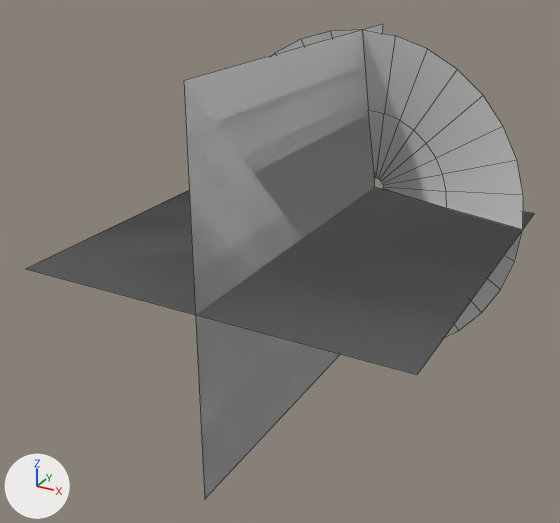
The Blender file Assets/prefabs/Sic-Fi rooms/depreciated rooms/muzzle.blend as it was, and as the next commit left it.
Both versions are drawn from a 50 mm lens placed at (1.75, -4.43, 1.55), pointed at (-0.08, -1.1, -0.11). The axes (+X, +Y, +Z) are drawn at lower left. The lights are the same throughout. Mesh edges are drawn as thin lines.

Objects in the first picture: 'MuzzleCone', 'MuzzlePlanes'.
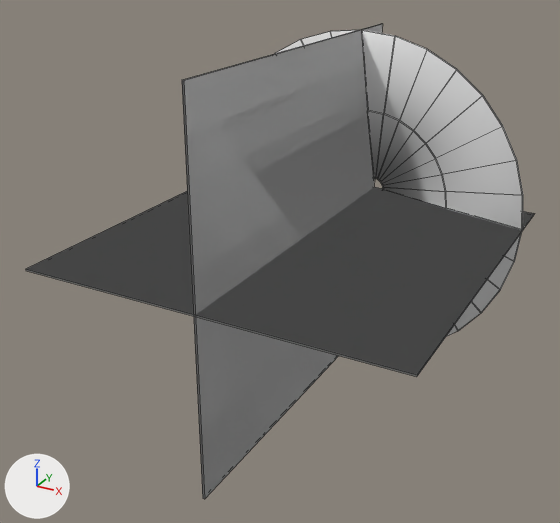
Location of each change, (x1, y1, x2, y2) in pixels of the pictures (560 x 523 px):
'MuzzlePlanes', modifiers changed
    both: (26, 24, 534, 499)
'MuzzleCone', modifiers changed
    before: (273, 30, 523, 337)
    after: (275, 30, 523, 336)

Diff of the bpy script that builds the scene:
```diff
--- a/Assets/prefabs/Sic-Fi rooms/depreciated rooms/muzzle.blend.py
+++ b/Assets/prefabs/Sic-Fi rooms/depreciated rooms/muzzle.blend.py
@@ ob_muzzlecone @@
 ob_muzzlecone.rotation_euler = (1.571, 0.0, 0.0)  # degrees (90, 0, 0)
+_m = ob_muzzlecone.modifiers.new('Solidify', 'SOLIDIFY')
@@ ob_muzzleplanes @@
 ob_muzzleplanes.location = (0.0, 0.0, 0.0)
+_m = ob_muzzleplanes.modifiers.new('Solidify', 'SOLIDIFY')
```
